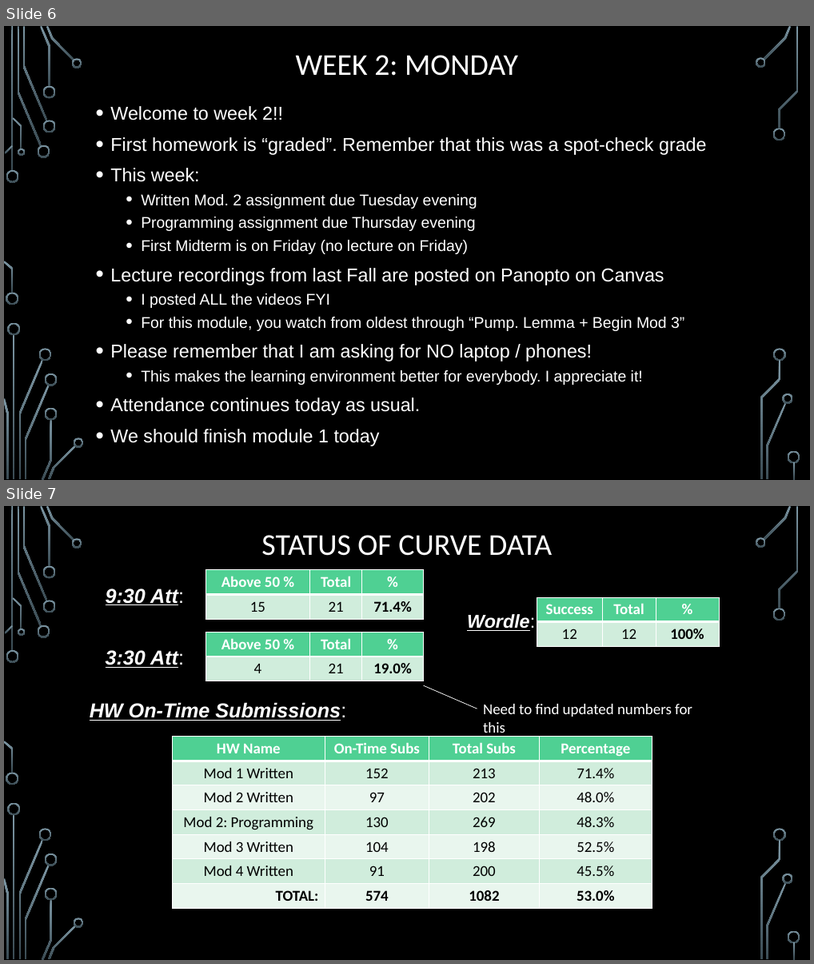
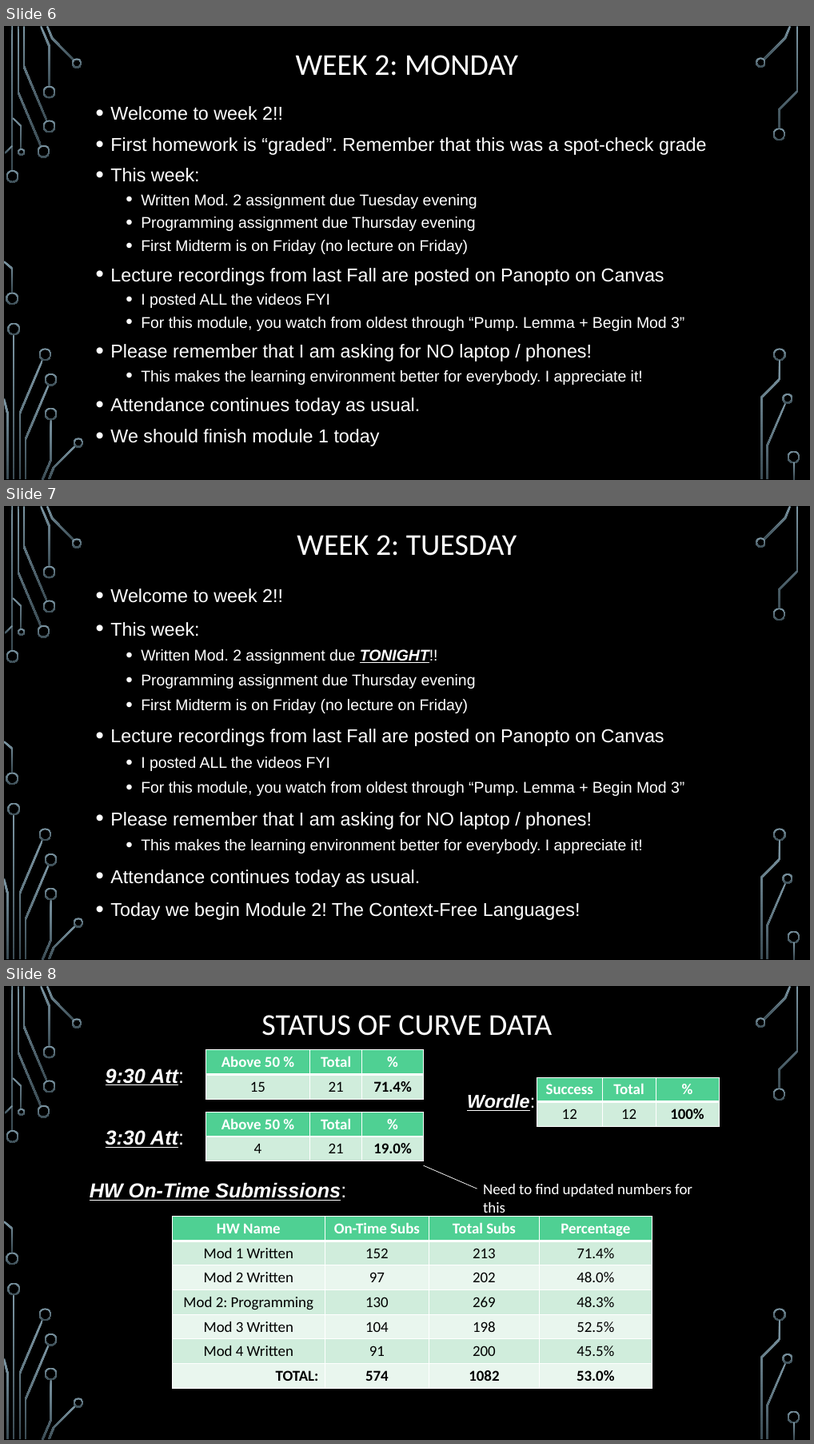
Before and after one commit to markfloryan/dmt2, a slide deck: slides/00-DailyAnnouncements.pptx. Shown one above the other, each under a label of ours: slides 6 and 7 before the commit, slides 6, 7 and 8 after it. The pictures are 814x964 and 814x1444 pixels, drawn with LibreOffice and Linux fonts; fonts in the diff are those of the drawing; background and template pictures are left out. Boxes give left, top, right and bottom in pixels: in the first picture for what was removed or moved away, otherwise in the second. Text is boxed around its words. In the diff, an @@ line names an element or a change of style, - is before the commit and + after.

```diff
--- a/slides/00-DailyAnnouncements.pptx
+++ b/slides/00-DailyAnnouncements.pptx
@@ slide 7 added at [4,506,810,960], background picture (left out); not listed: 36 template elements that a slide beside it also shows @@
@@ title added at [297,535,517,556], 36 pt, text #FFFFFF @@
+WEEK 2: TUESDAY
@@ text added at [110,588,685,920], 18.5 pt, text #FFFFFF @@
+• Welcome to week 2!!
+• This week:
+  • Written Mod. 2 assignment due TONIGHT!!
+  • Programming assignment due Thursday evening
+  • First Midterm is on Friday (no lecture on Friday)
+• Lecture recordings from last Fall are posted on Panopto on Canvas
+  • I posted ALL the videos FYI
+  • For this module, you watch from oldest through “Pump. Lemma + Begin Mod 3”
+• Please remember that I am asking for NO laptop / phones!
+  • This makes the learning environment better for everybody. I appreciate it!
+• Attendance continues today as usual.
+• Today we begin Module 2! The Context-Free Languages!
@@ what was slide 7 is now slide 8 @@
```
Also in this commit, not shown: 1 other file.
